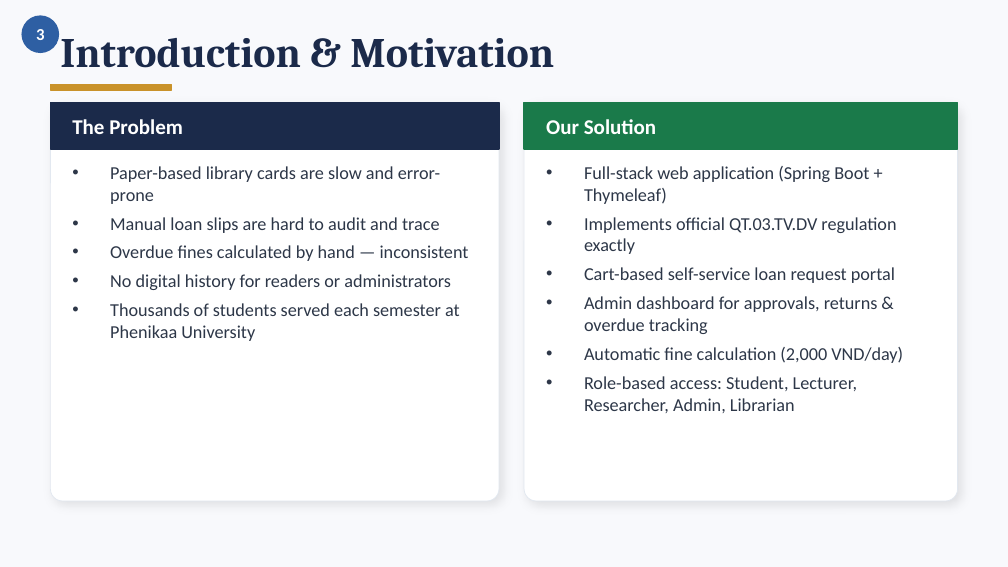
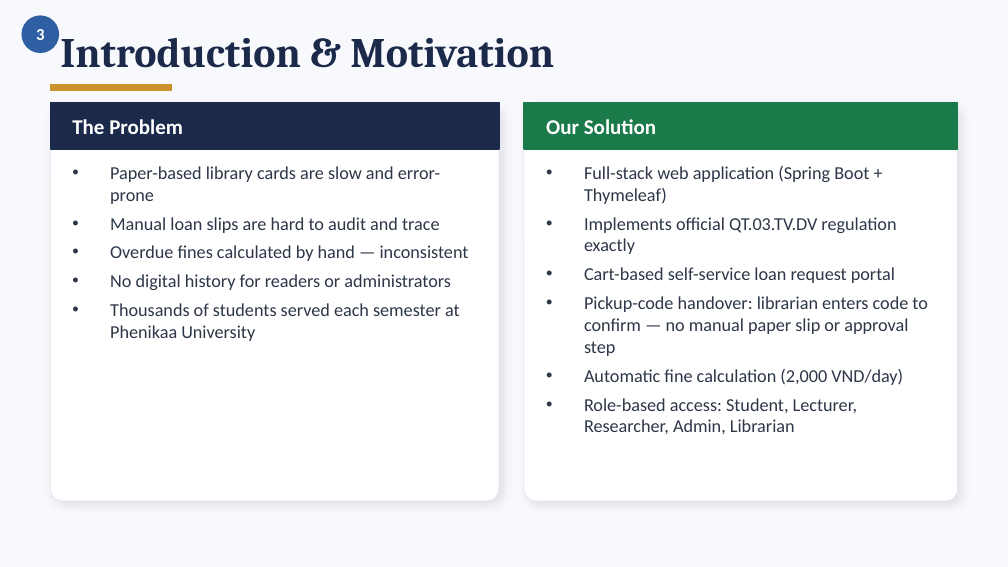
Before and after one commit to tuyenpham2409/library-management, a slide deck: slide 3 of FinalPresentation_LibraryManagement.pptx. Drawn at 1008x567 pixels with LibreOffice and Linux fonts; fonts in the diff are those of the drawing. Boxes give left, top, right and bottom in pixels: in the first picture for what was removed or moved away, otherwise in the second. Text is boxed around its words. In the diff, an @@ line names an element or a change of style, - is before the commit and + after.

```diff
--- a/FinalPresentation_LibraryManagement.pptx
+++ b/FinalPresentation_LibraryManagement.pptx
@@ text at bbox=[584, 296, 928, 356]: text changed @@
-• Admin dashboard for approvals, returns & overdue tracking
+• Pickup-code handover: librarian enters code to confirm — no manual paper slip or approval step
```
Also in this commit, not shown: 11 other slides changed, 2 other files.
